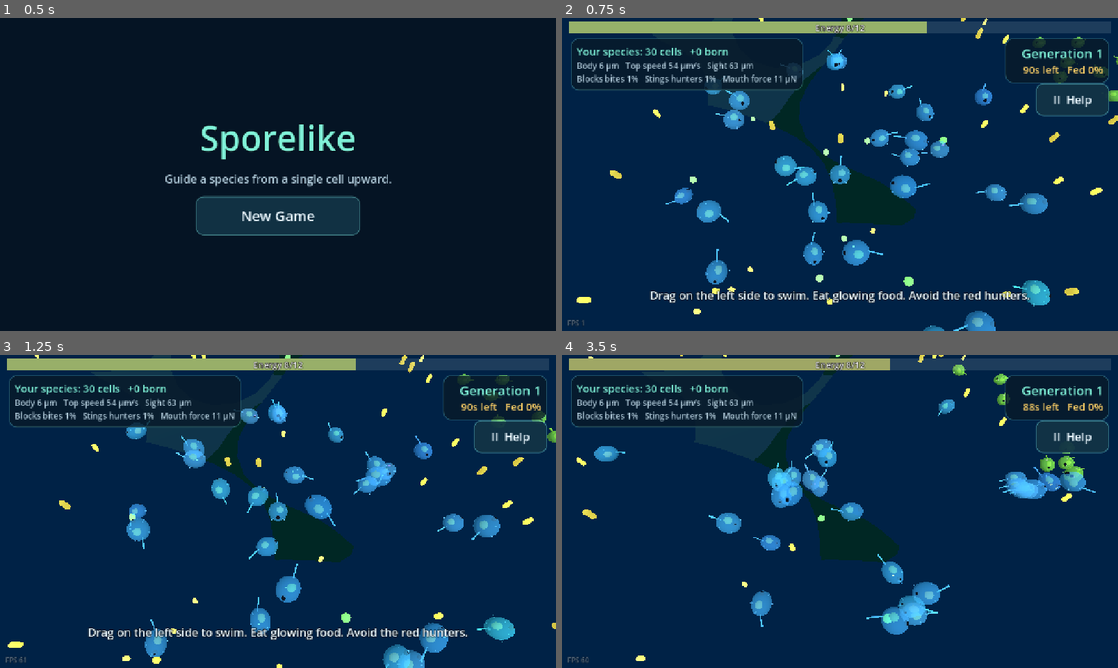
Above: before the commit, frames 1-4 (two rows, left to right).
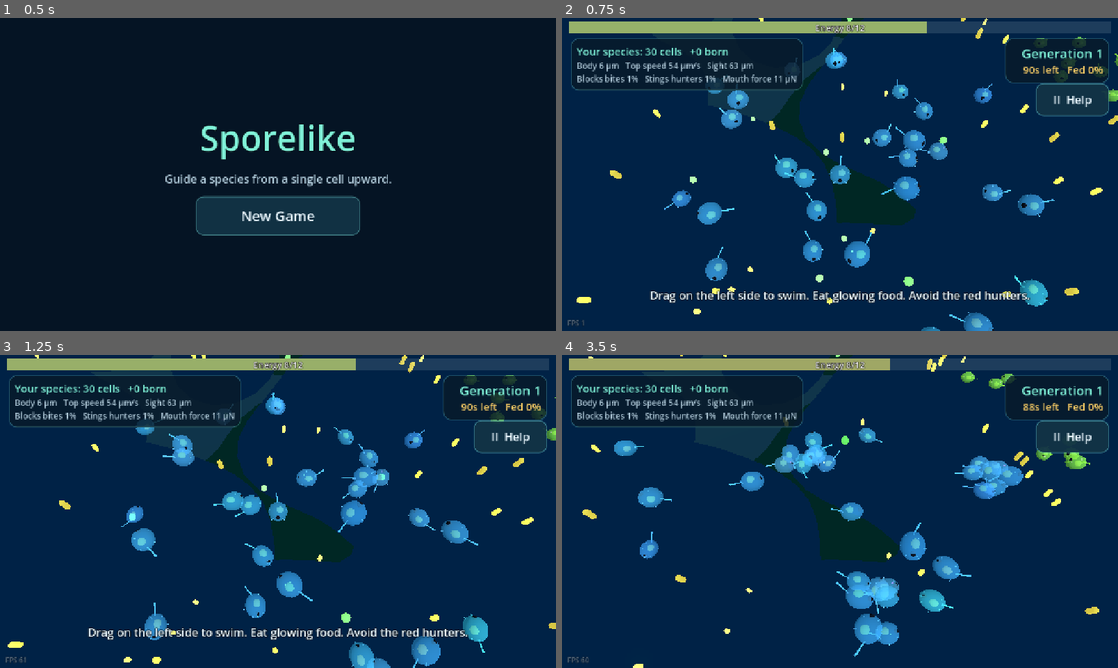
Above: after the commit, the same moments.

Repository: drag0nblad3/Sporelike-
Game: Godot game, scene res://scenes/main.tscn
Same seed, same stepped clock (60 frames per second), same inputs: the game is played once before the commit and once after it.
Inputs (mouse positions are in pixels of both pictures, inside the frame that each line leads up to):
- Up to frame 1 (0.5 s): no input
- Up to frame 2 (0.75 s): click "New Game" at 0.5 s
- Up to frame 3 (1.25 s): no input
- Up to frame 4 (3.5 s): click "II Help" at 1.25 s; click "Resume" at 2 s; move the mouse to (962, 495) at 2.77 s; hold Right (ui_right) from 2.78 s (still down); click (962, 495) at 2.92 s; tap Space at 3.02 s

Frame 1 is identical in both runs. In frame 2, 2.6% of the frame differs, in the area x 18-100%, y 6-100%; in frame 3, 8.5%; in frame 4, 9.9%, in the area x 2-97%, y 0-100%.

Commit message:
Rivals specialize into less-crowded food niches; AI habits follow traits; food grows scarcer over the stage
- ForageStyle: each AI cell's body sets which food it seeks, flee range
  (spiny/toxic cells stand firm), cruise speed, steering, and basking over
  light or vents when it has energy organelles.
- Niche + NicheLedger: rivals track who eats what and drift (via the habit
  system and their automatic pick) toward food they suit that others leave
  alone. Evolved rivals are held below 90% of the player's strength.
- FoodField.abundance falls to 65% by the end of the stage.

Co-Authored-By: Claude Opus 5.5 <noreply@anthropic.com>
Claude-Session: https://claude.ai/code/session_01LRZhx2YyMTN3asHsASVdv6

Diff:
--- a/scripts/core/evolution_progress.gd
+++ b/scripts/core/evolution_progress.gd
@@ -9,6 +9,9 @@
 ## generations.
 const GOAL := 300.0
 const MAX_PER_GENERATION := 15.0
+## How much scarcer food is by the end of the stage: patches regrow this
+## much less food, this much more slowly.
+const LATE_SCARCITY := 0.35
 
 var points := 0.0
 
@@ -27,6 +30,12 @@
 	return points / GOAL
 
 
+## 1 at the start of the stage, falling to 1 - LATE_SCARCITY at its end
+## (see FoodField.abundance), so competition for food grows.
+func food_abundance() -> float:
+	return 1.0 - LATE_SCARCITY * fraction()
+
+
 func is_ready() -> bool:
 	return points >= GOAL
 
--- a/scripts/core/habits.gd
+++ b/scripts/core/habits.gd
@@ -42,6 +42,21 @@
 
 func add(habit: String, amount: float) -> void:
 	amounts[habit] = float(amounts.get(habit, 0.0)) + amount
+
+
+## Records one meal by a body with this genome: tough, faint or darting
+## food, and whether its energy came from plant food or prey.
+func note_meal(g: Genome, item: FoodItem, energy: float) -> void:
+	if item.hardness > g.value_of("jaw"):
+		add("tough", 1.0)
+	if item.visibility < 0.5:
+		add("faint", 1.0)
+	if item.flee_speed > 0.0:
+		add("darting", 1.0)
+	if item.kind.is_plant:
+		plant_energy += energy
+	else:
+		prey_energy += energy
 
 
 ## 0..1: how strongly the player showed this habit.
--- /dev/null
+++ b/scripts/core/niche.gd
@@ -0,0 +1,86 @@
+class_name Niche
+extends RefCounted
+## The four food kinds as niches a species can specialize in: how well a
+## body suits each one, and the habits (see Habits) that living off it
+## builds. Rival species use it to drift toward food that suits them and
+## that the other species leave alone.
+
+## Habits a species living off each food kind would show.
+const KIND_HABITS := {
+	"algae": ["sun"], "plankton": ["darting", "sprint"],
+	"shells": ["tough", "vent"], "motes": ["faint"],
+}
+const PLANT := ["algae", "motes"]
+const WORDS := {
+	"algae": "sunlit algae meadows", "plankton": "plankton clouds",
+	"shells": "vent shell beds", "motes": "faint trench motes",
+}
+## Any niche is worth this much on top of the body's fit, so an empty one
+## can tempt a species that does not suit it yet.
+const OPENNESS := 0.3
+## How much a niche loses when the other species eat all of that food.
+const CROWD_WEIGHT := 0.8
+## A species keeps its niche unless another is this much better.
+const LOYALTY := 1.2
+
+static var _kinds: Array[FoodKind] = []
+
+
+static func kinds() -> Array[FoodKind]:
+	if _kinds.is_empty():
+		_kinds = FoodKind.all()
+	return _kinds
+
+
+## About 0..1.5: how well this body finds, catches, cracks and digests a
+## typical piece of this kind, plus energy organelles that work there.
+static func fit(g: Genome, kind: FoodKind) -> float:
+	var crack := g.crack_time(lerpf(kind.hardness_min, kind.hardness_max, 0.3))
+	if crack == INF:
+		return 0.0
+	var score := g.digest(1.0, kind.is_plant) / (1.0 + 0.3 * crack)
+	if kind.visibility < 1.0:
+		score *= lerpf(0.4, 1.2, g.value_of("sense")) \
+			+ 0.2 * (g.feature("eye_cluster") + g.feature("food_scent"))
+	if kind.flee_speed > 0.0:
+		var nimble := (g.value_of("speed") + g.value_of("agility")) * 0.5
+		score *= lerpf(0.4, 1.2, nimble) \
+			+ 0.25 * (g.feature("sticky_coat") + g.feature("grabbing_cilia"))
+	if kind.id == EnergySources.SUN_KIND:
+		score += 0.25 * g.feature("chloroplasts")
+	elif kind.id == EnergySources.VENT_KIND:
+		score += 0.25 * g.feature("vent_symbionts")
+	return score
+
+
+## The niche to move toward: one the body suits that few others eat.
+## crowding: kind id -> 0..1 share of the other species' eating.
+static func choose(g: Genome, crowding: Dictionary, current: String) -> String:
+	var best := ""
+	var best_score := -1.0
+	for kind in kinds():
+		var crowd: float = crowding.get(kind.id, 0.0)
+		var score := (OPENNESS + fit(g, kind)) * (1.0 - CROWD_WEIGHT * crowd)
+		if kind.id == current:
+			score *= LOYALTY
+		if score > best_score:
+			best_score = score
+			best = kind.id
+	return best
+
+
+## Adds the habits of living off this kind at this strength (0..1), as if
+## the species had shown them.
+static func push(habits: Habits, kind_id: String, amount: float) -> void:
+	var list: Array = KIND_HABITS.get(kind_id, [])
+	for h in list:
+		var row: Array = Habits.KINDS[h]
+		var full: float = row[1]
+		if h in Habits.TIMED:
+			full *= habits.length
+		habits.add(h, full * amount)
+	var energy := Habits.DIET_MIN_ENERGY * 3.0 * amount
+	if kind_id in PLANT:
+		habits.plant_energy += energy
+	else:
+		habits.prey_energy += energy
--- /dev/null
+++ b/scripts/creatures/forage_style.gd
@@ -0,0 +1,67 @@
+class_name ForageStyle
+extends RefCounted
+## How a cell's body shapes the way it lives, so species with different
+## traits behave differently: which food it goes for (see Niche.fit), how
+## close a hunter gets before it flees (spiny or toxic cells stand firm),
+## how fast it cruises between patches, how sharply it steers, and whether
+## it basks over sunlit meadows or vents instead of roaming.
+
+## Patches considered when roaming: the closest few.
+const CHOICES := 6
+## Distance at which a patch's pull halves.
+const NEAR := 15.0
+
+## Food kind id -> 0..1: its fit compared to the body's best kind.
+var appeal := {}
+var flee_range := 5.0
+## Share of top speed used to travel between patches.
+var cruise := 0.7
+## How quickly the swimming direction follows a new goal, per second.
+var steer := 6.0
+var basks := false
+
+
+static func of(g: Genome) -> ForageStyle:
+	var s := ForageStyle.new()
+	var fits := {}
+	var best := 0.01
+	for kind in Niche.kinds():
+		var f := Niche.fit(g, kind)
+		fits[kind.id] = f
+		best = maxf(best, f)
+	for id in fits:
+		s.appeal[id] = float(fits[id]) / best
+	var bold := maxf(g.value_of("armor"), g.value_of("toxin"))
+	s.flee_range = g.sense_range() * lerpf(1.0, 0.35, bold)
+	s.cruise = lerpf(0.5, 1.0, g.value_of("speed"))
+	s.steer = g.turn_rate() * 0.5
+	s.basks = EnergySources.makes_energy(g)
+	return s
+
+
+## One of the closest patches, likelier the better its food suits this
+## body, the fuller it is and the nearer it is. Null if none are loaded.
+func pick_patch(patches: Array[FoodPatch], me: Vector2, rng: RandomNumberGenerator) -> FoodPatch:
+	var near: Array = patches.filter(func(p: FoodPatch) -> bool: return not p.hidden)
+	near.sort_custom(func(a: FoodPatch, b: FoodPatch) -> bool:
+		return me.distance_squared_to(a.center) < me.distance_squared_to(b.center))
+	near = near.slice(0, CHOICES)
+	if near.is_empty():
+		return null
+	var weights: Array[float] = []
+	var total := 0.0
+	for item in near:
+		var patch: FoodPatch = item
+		var a: float = appeal.get(patch.kind.id, 0.0)
+		var fullness := 0.2 + float(patch.count) / maxf(patch.target, 1.0)
+		var w := a * a * fullness / (1.0 + me.distance_to(patch.center) / NEAR)
+		weights.append(w)
+		total += w
+	if total <= 0.0:
+		return near[rng.randi() % near.size()]
+	var roll := rng.randf() * total
+	for i in near.size():
+		roll -= weights[i]
+		if roll <= 0.0:
+			return near[i]
+	return near[near.size() - 1]
--- a/scripts/creatures/rival_cell.gd
+++ b/scripts/creatures/rival_cell.gd
@@ -4,6 +4,8 @@
 ## species' colour and belongs to its RivalSpecies.
 
 var colour := Color.WHITE
+## Name of its RivalSpecies, for NicheLedger.
+var group_name := ""
 
 
 func tint() -> Color:
--- a/scripts/creatures/species_cell.gd
+++ b/scripts/creatures/species_cell.gd
@@ -1,30 +1,39 @@
 class_name SpeciesCell
 extends Organism
-## An AI member of the player's species. Flees predators it can sense,
-## otherwise swims to the most worthwhile food it can find and digest,
-## otherwise heads for one of the nearby food patches it knows about (or,
-## with the Scent trail upgrade, straight for the nearest food that suits it).
+## An AI cell, of the player's species or a rival's. Its body sets its
+## habits (ForageStyle): it flees hunters inside its flee range, otherwise
+## swims to the most worthwhile food it can see and likes, otherwise basks
+## over light or vents if it can make energy there, otherwise heads for a
+## nearby patch of food that suits it (or, with Chemoreceptors, straight
+## for the nearest one).
 
-const FORAGE_CHOICES := 3
 const FORAGE_GIVE_UP := 12.0
 ## Seconds between food searches; steering toward the chosen food happens
 ## every frame. Keeps a big population cheap on phones.
 const SEARCH_INTERVAL := 0.25
+## Seconds between rereading the body into a ForageStyle (picks change it).
+const STYLE_INTERVAL := 5.0
 
 var ecosystem: Ecosystem
+var style: ForageStyle
 
 var _forage_target := Vector2.ZERO
 var _forage_timer := 0.0
 var _food: FoodItem
 var _search_timer := randf() * SEARCH_INTERVAL
+var _style_timer := 0.0
 
 
 func think(delta: float) -> void:
+	_style_timer -= delta
+	if _style_timer <= 0.0 or style == null:
+		_style_timer = STYLE_INTERVAL
+		style = ForageStyle.of(genome)
 	var me := flat_pos()
 
-	var threat := ecosystem.nearest_predator(me, genome.sense_range())
+	var threat := ecosystem.nearest_predator(me, style.flee_range)
 	if threat and threat.wants(self):
-		move_input = (me - threat.flat_pos()).normalized()
+		_steer((me - threat.flat_pos()).normalized(), delta * 2.0)
 		if me.distance_to(threat.flat_pos()) < threat.radius() + radius() + 2.0:
 			try_boost()
 		return
@@ -32,36 +41,35 @@
 	_search_timer -= delta
 	if _search_timer <= 0.0 or not _food_still_there():
 		_search_timer = SEARCH_INTERVAL
-		_food = ecosystem.food.best_for(self)
+		_food = ecosystem.food.best_for(self, style.appeal)
 	if _food_still_there():
-		move_input = (_food.flat_pos() - me).normalized()
+		_steer((_food.flat_pos() - me).normalized(), delta)
+		return
+
+	if style.basks and ambient_rate > 0.0 and energy < genome.max_energy():
+		_steer(wander_input(delta), delta)
 		return
 
 	_forage_timer -= delta
 	if _forage_timer <= 0.0 or me.distance_to(_forage_target) < 2.0:
 		_pick_forage_target(me)
-	move_input = (_forage_target - me).normalized() * 0.7
+	_steer((_forage_target - me).normalized() * style.cruise, delta)
 
 
-## Picks one of the few patches closest to here, so the species spreads
-## between neighbouring patches instead of crossing the whole world.
+## Turns the swimming direction toward want at this body's steering pace:
+## agile cells dart, big sluggish ones swing round slowly.
+func _steer(want: Vector2, delta: float) -> void:
+	move_input = move_input.lerp(want, minf(style.steer * delta, 1.0))
+
+
 func _pick_forage_target(me: Vector2) -> void:
 	_forage_timer = FORAGE_GIVE_UP
+	var patch: FoodPatch = null
 	if genome.feature("food_scent") > 0:
-		var scented := FoodScent.nearest(ecosystem.food.patches, genome, me)
-		if scented:
-			_forage_target = scented.random_point(ecosystem.rng)
-			return
-	var patches := ecosystem.food.patches.filter(func(p: FoodPatch) -> bool:
-		return not p.hidden)
-	patches.sort_custom(func(a: FoodPatch, b: FoodPatch) -> bool:
-		return me.distance_to(a.center) < me.distance_to(b.center))
-	var count := mini(FORAGE_CHOICES, patches.size())
-	if count == 0:
-		_forage_target = Vector2.ZERO
-		return
-	var patch: FoodPatch = patches[randi() % count]
-	_forage_target = patch.random_point(ecosystem.rng)
+		patch = FoodScent.nearest(ecosystem.food.patches, genome, me)
+	if patch == null:
+		patch = style.pick_patch(ecosystem.food.patches, me, ecosystem.rng)
+	_forage_target = patch.random_point(ecosystem.rng) if patch else Vector2.ZERO
 
 
 func _food_still_there() -> bool:
--- a/scripts/game.gd
+++ b/scripts/game.gd
@@ -150,13 +150,14 @@
 
 
 ## Starts the generation's stats against the current body's running cost,
-## and pulls the camera back a little more as the species progresses.
+## and pulls the camera back and makes food scarcer as the species progresses.
 func _start_cycle() -> void:
 	cycle.begin()
 	director.tracker.reset(cycle.length)
 	StatSheet.shared = director.genome
 	cycle.stats.energy_needed = director.genome.upkeep() * cycle.length
 	camera.progress_zoom = 1.0 + CameraRig.PROGRESS_ZOOM * progress.fraction()
+	ecosystem.food.abundance = progress.food_abundance()
 
 
 func _announce() -> void:
--- a/scripts/world/food_field.gd
+++ b/scripts/world/food_field.gd
@@ -14,6 +14,9 @@
 
 var rng: RandomNumberGenerator
 var patches: Array[FoodPatch] = []
+## 0..1: share of each patch's full stock that grows back, and how fast it
+## regrows. Falls as the stage goes on (EvolutionProgress.food_abundance).
+var abundance := 1.0
 
 var _meshes := {}
 var _materials := {}
@@ -34,11 +37,11 @@
 
 func _process(delta: float) -> void:
 	for patch in patches:
-		if patch.count >= patch.target:
+		if patch.count >= _stock(patch):
 			continue
 		patch.regrow_timer -= delta
 		if patch.regrow_timer <= 0.0:
-			patch.regrow_timer = patch.kind.regrow_interval
+			patch.regrow_timer = patch.kind.regrow_interval / maxf(abundance, 0.1)
 			_spawn(patch)
 
 
@@ -46,7 +49,7 @@
 func add_patches(new_patches: Array[FoodPatch]) -> void:
 	for patch in new_patches:
 		patches.append(patch)
-		for _i in patch.target - patch.count:
+		for _i in _stock(patch) - patch.count:
 			_spawn(patch)
 	refresh()
 
@@ -86,7 +89,8 @@
 
 
 ## The most worthwhile food this organism can notice and digest, or null.
-func best_for(org: Organism) -> FoodItem:
+## appeal (food kind id -> multiplier, see ForageStyle) favours its niche.
+func best_for(org: Organism, appeal: Dictionary = {}) -> FoodItem:
 	var best: FoodItem = null
 	var best_score := 0.0
 	var me := org.flat_pos()
@@ -97,7 +101,8 @@
 		var d := me.distance_to(item.flat_pos())
 		if d > org.genome.notice_range(item.visibility):
 			continue
-		var score := org.genome.digest(item.energy, item.kind.is_plant) / (d + 1.0 + crack)
+		var score := org.genome.digest(item.energy, item.kind.is_plant) / (d + 1.0 + crack) \
+			* float(appeal.get(item.kind.id, 1.0))
 		if score > best_score:
 			best_score = score
 			best = item
@@ -127,6 +132,11 @@
 	return gained
 
 
+## Pieces this patch grows back to at the current abundance.
+func _stock(patch: FoodPatch) -> int:
+	return maxi(roundi(patch.target * abundance), 2)
+
+
 func _spawn(patch: FoodPatch) -> void:
 	var kind := patch.kind
 	var item := FoodItem.new()
--- a/scripts/world/habit_tracker.gd
+++ b/scripts/world/habit_tracker.gd
@@ -55,15 +55,5 @@
 
 
 func _on_eaten(org: Organism, item: FoodItem, energy: float) -> void:
-	if org != player:
-		return
-	if item.hardness > org.genome.value_of("jaw"):
-		habits.add("tough", 1.0)
-	if item.visibility < 0.5:
-		habits.add("faint", 1.0)
-	if item.flee_speed > 0.0:
-		habits.add("darting", 1.0)
-	if item.kind.is_plant:
-		habits.plant_energy += energy
-	else:
-		habits.prey_energy += energy
+	if org == player:
+		habits.note_meal(org.genome, item, energy)
--- /dev/null
+++ b/scripts/world/niche_ledger.gd
@@ -0,0 +1,54 @@
+class_name NicheLedger
+extends RefCounted
+## Who ate which kind of food this generation: the player's species (you
+## and your AI members) against each rival species. Rivals read it to see
+## which niches are crowded, and it keeps each rival's eating habits.
+
+const YOURS := "yours"
+
+## Group -> {food kind id: energy eaten}.
+var energy := {}
+## Rival species name -> its Habits this generation.
+var habits := {}
+
+
+func reset() -> void:
+	energy = {}
+	habits = {}
+
+
+## Connected to FoodField.eaten.
+func record(org: Organism, item: FoodItem, gained: float) -> void:
+	var group := YOURS
+	var rival := org as RivalCell
+	if rival:
+		group = rival.group_name
+		habits_for(group).note_meal(org.genome, item, gained)
+	var eaten: Dictionary = energy.get(group, {})
+	eaten[item.kind.id] = float(eaten.get(item.kind.id, 0.0)) + gained
+	energy[group] = eaten
+
+
+func habits_for(group: String) -> Habits:
+	if not habits.has(group):
+		habits[group] = Habits.new()
+	var h: Habits = habits[group]
+	return h
+
+
+## Food kind id -> 0..1: its share of what every other group ate.
+func crowding(group: String) -> Dictionary:
+	var sums := {}
+	var total := 0.0
+	for other in energy:
+		if other == group:
+			continue
+		var eaten: Dictionary = energy[other]
+		for id in eaten:
+			var amount: float = eaten[id]
+			sums[id] = float(sums.get(id, 0.0)) + amount
+			total += amount
+	if total > 0.0:
+		for id in sums:
+			sums[id] = float(sums[id]) / total
+	return sums
--- a/scripts/world/rival_species.gd
+++ b/scripts/world/rival_species.gd
@@ -2,19 +2,25 @@
 extends Node
 ## Another species sharing the sea: competes for food and feeds the hunters.
 ## Breeds on its own and evolves a little each generation, more slowly than
-## the player's species, mostly deepening what it is already good at.
+## the player's species, toward a niche (see Niche): food its body suits
+## that the other species leave alone.
 
 const START_POPULATION := 10
 const MAX_POPULATION := 18
 ## Influence of its one automatic pick per generation (the player's is
 ## 0.5x to 2x, plus bonus picks).
 const EVOLVE_INFLUENCE := 0.6
+## How strongly its niche pulls, as a habit strength (see Niche.push).
+const NICHE_PULL := 0.7
 
 var ecosystem: Ecosystem
 var species_name := ""
 var colour := Color.WHITE
 var template: Genome
 var members: Array[RivalCell] = []
+## Food kind id it is specializing in, and whether it just switched.
+var niche := ""
+var _moved := false
 
 
 func setup(eco: Ecosystem, title: String, tint: Color, genome: Genome) -> void:
@@ -36,6 +42,7 @@
 	var cell := RivalCell.new()
 	cell.setup(g, start_energy)
 	cell.colour = colour
+	cell.group_name = species_name
 	cell.ecosystem = ecosystem
 	cell.position = Vector3(at.x, 0.0, at.y)
 	cell.died.connect(func(org: Organism, _cause: String) -> void:
@@ -56,16 +63,35 @@
 			spawn(parent.genome.mutated(ecosystem.rng), parent.flat_pos() + offset, parent.energy)
 
 
-## One automatic pick, usually pushing one of its strongest traits.
-func evolve(rng: RandomNumberGenerator) -> void:
-	var ranked: Array = Genome.TRAITS.duplicate()
-	ranked.erase("diet")
-	ranked.sort_custom(func(a: String, b: String) -> bool:
-		return template.value_of(a) > template.value_of(b))
-	var choice := MutationChoice.new()
-	choice.trait_name = ranked[rng.randi() % 3]
-	if template.value_of(choice.trait_name) >= 1.0:
-		choice.trait_name = ranked[ranked.size() - 1]
-	choice.apply_to(template, EVOLVE_INFLUENCE)
+## Evolves like the player's species, steered by its own eating habits
+## plus a pull toward its niche: a little habit drift and one automatic
+## pick, the offer that best suits those habits.
+func evolve(rng: RandomNumberGenerator, habits: Habits, crowding: Dictionary) -> void:
+	var before := niche
+	niche = Niche.choose(template, crowding, niche)
+	_moved = before != "" and before != niche
+	Niche.push(habits, niche, NICHE_PULL)
+	var genomes: Array[Genome] = [template]
 	for cell in members:
-		choice.apply_to(cell.genome, EVOLVE_INFLUENCE)
+		genomes.append(cell.genome)
+	HabitDrift.apply_all(habits, genomes)
+	var choices := PickRoller.roll(rng, 3, Genome.average(genomes), template, habits)
+	var best: MutationChoice = null
+	var best_score := -1.0
+	for c in choices:
+		var hint := habits.feature_hint(c.feature_id) if c.feature_id != "" \
+			else habits.trait_hint(c.trait_name)
+		var score := hint + rng.randf() * 0.3
+		if score > best_score:
+			best_score = score
+			best = c
+	if best:
+		for g in genomes:
+			best.apply_to(g, EVOLVE_INFLUENCE)
+
+
+## "living off plankton clouds", or "moving to ..." after a switch.
+func niche_words() -> String:
+	if niche == "":
+		return ""
+	return ("moving to " if _moved else "living off ") + str(Niche.WORDS[niche])
--- a/scripts/world/rivals.gd
+++ b/scripts/world/rivals.gd
@@ -4,7 +4,8 @@
 ## a little weaker overall than the player's species, evolves them between
 ## generations, and replaces any that die out with a new arrival. Some new
 ## rivals descend from cells the player saved (OrganismCollection), toned
-## down to the same strength limit.
+## down to the same strength limit. A NicheLedger tracks who eats what, so
+## each rival can drift toward food the others leave alone.
 
 const COUNT := 3
 const NAMES := ["Amber", "Violet", "Lime"]
@@ -13,15 +14,19 @@
 const STRENGTH := 0.85
 ## Chance a new rival is founded from a saved cell, when any are saved.
 const FROM_SAVED := 0.5
+## An evolving rival is scaled back if it passes this share of the player.
+const MAX_STRENGTH := 0.9
 
 var ecosystem: Ecosystem
 var groups: Array[RivalSpecies] = []
+var ledger := NicheLedger.new()
 ## How the last new template came about, for the population screen.
 var _last_origin := ""
 
 
 ## Founds every rival, from saved templates where there are any.
 func start(player: Genome, saved: Array) -> void:
+	ecosystem.food.eaten.connect(ledger.record)
 	for i in COUNT:
 		var genome := _new_template(player)
 		if i < saved.size():
@@ -49,9 +54,12 @@
 			groups[i] = _make(i, genome)
 			parts.append("%s died out, a new %s arrived%s" % [NAMES[i], NAMES[i], _last_origin])
 		else:
-			group.evolve(ecosystem.rng)
-			parts.append("%s %d" % [NAMES[i], group.members.size()])
-	return "Rival species: " + ", ".join(parts)
+			var key := group.species_name
+			group.evolve(ecosystem.rng, ledger.habits_for(key), ledger.crowding(key))
+			_hold_back(group, player)
+			parts.append("%s %d, %s" % [NAMES[i], group.members.size(), group.niche_words()])
+	ledger.reset()
+	return "Rival species: " + "\n".join(parts)
 
 
 func to_save() -> Array:
@@ -99,15 +107,35 @@
 ## Scales the non-diet traits to STRENGTH times the player's total; a saved
 ## cell is only ever scaled down, never up.
 func _cap_strength(g: Genome, player: Genome, allow_up: bool) -> void:
+	var factor := _factor(g, player, STRENGTH)
+	if factor >= 1.0 and not allow_up:
+		return
+	_scale(g, factor)
+
+
+## Keeps an evolved rival below MAX_STRENGTH times the player's species.
+func _hold_back(group: RivalSpecies, player: Genome) -> void:
+	var factor := _factor(group.template, player, MAX_STRENGTH)
+	if factor >= 1.0:
+		return
+	_scale(group.template, factor)
+	for cell in group.members:
+		_scale(cell.genome, factor)
+
+
+## What to multiply g's non-diet traits by for their total to be `share`
+## of the player's.
+func _factor(g: Genome, player: Genome, share: float) -> float:
 	var total := 0.0
 	var target := 0.0
 	for t in Genome.TRAITS:
 		if t != "diet":
 			total += g.value_of(t)
 			target += player.value_of(t)
-	target *= STRENGTH
-	if total <= target and not allow_up:
-		return
+	return target * share / maxf(total, 0.01)
+
+
+func _scale(g: Genome, factor: float) -> void:
 	for t in Genome.TRAITS:
 		if t != "diet":
-			g.values[t] = clampf(g.value_of(t) * target / maxf(total, 0.01), 0.0, 1.0)
+			g.values[t] = clampf(g.value_of(t) * factor, 0.0, 1.0)
